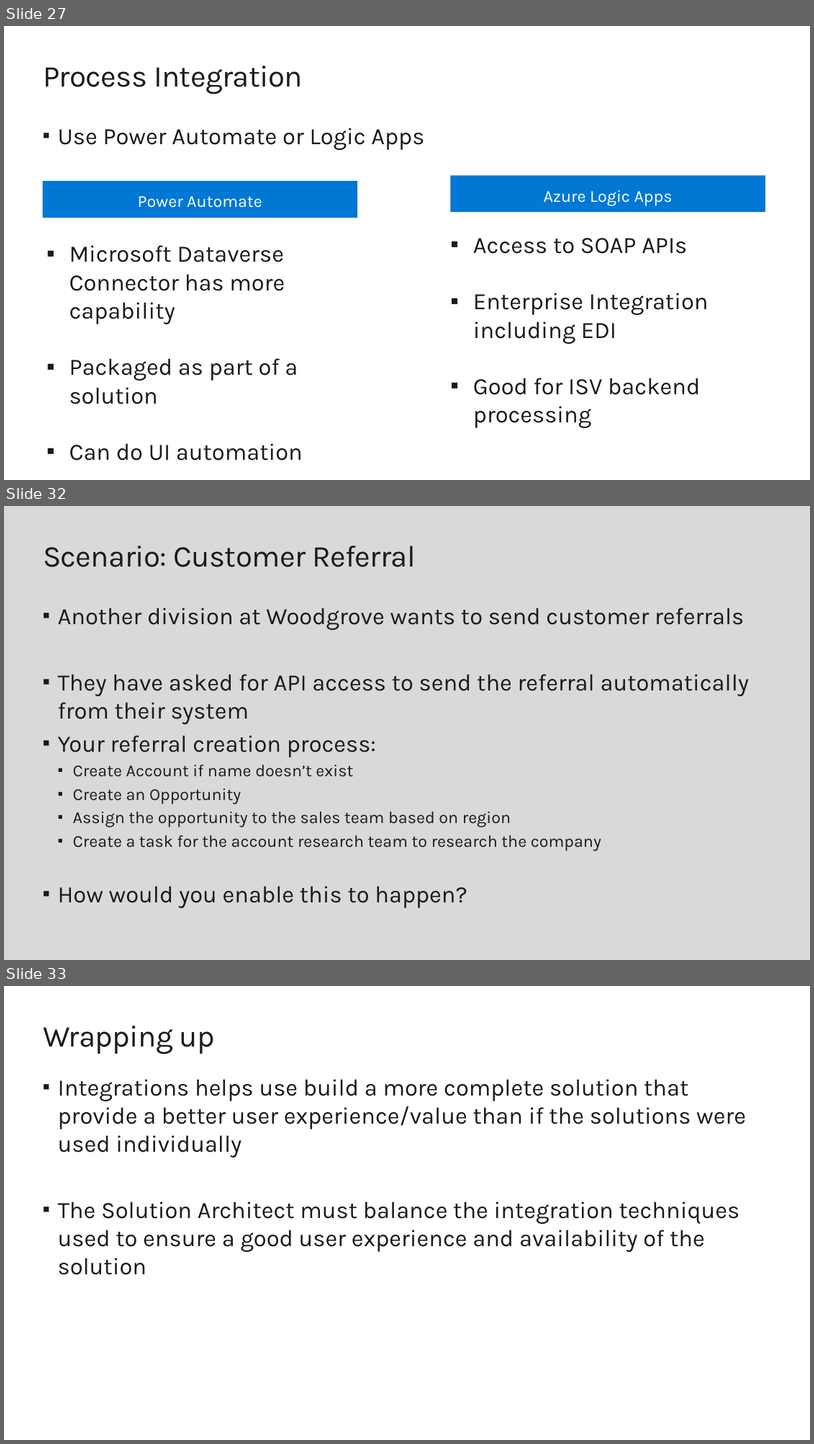
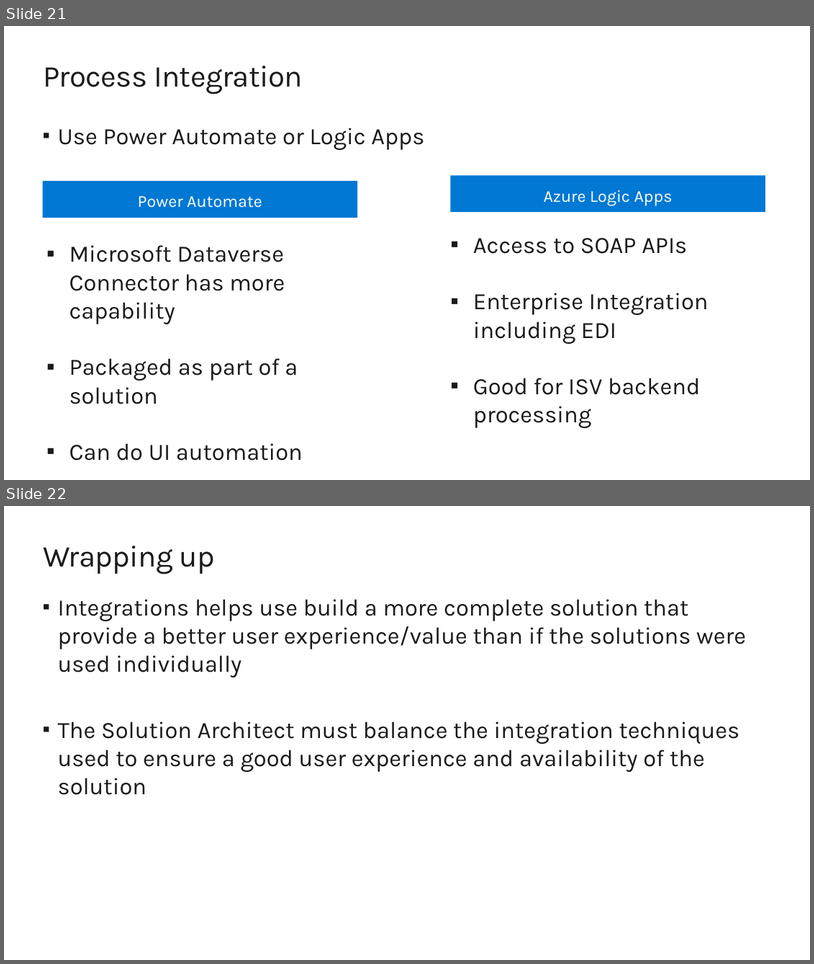
Before and after one commit to sumiticfai196/Batch-23-EY, a slide deck: M11 Integration.pptx. Shown one above the other, each under a label of ours: slides 27, 32 and 33 before the commit, slides 21 and 22 after it; the slides between them are not shown. The pictures are 814x1444 and 814x964 pixels, drawn with LibreOffice and Linux fonts; fonts in the diff are those of the drawing; background and template pictures are left out. Boxes give left, top, right and bottom in pixels: in the first picture for what was removed or moved away, otherwise in the second. Text is boxed around its words. In the diff, an @@ line names an element or a change of style, - is before the commit and + after.

```diff
--- a/M11 Integration.pptx
+++ b/M11 Integration.pptx
@@ slide 32 removed at box(4, 506, 810, 960), background #D9D9D9 @@
@@ title removed at box(43, 546, 416, 567) @@
-Scenario: Customer Referral
@@ text removed at box(58, 608, 750, 908) @@
-▪ Another division at Woodgrove wants to send customer referrals
-▪ They have asked for API access to send the referral automatically from their system
-▪ Your referral creation process:
-  ▪ Create Account if name doesn’t exist
-  ▪ Create an Opportunity
-  ▪ Assign the opportunity to the sales team based on region
-  ▪ Create a task for the account research team to research the company
-▪ How would you enable this to happen?
@@ what was slide 27 is now slide 21 @@
@@ what was slide 33 is now slide 22 @@
```
Also in this commit, not shown: 10 other slides removed, 2 other files.
